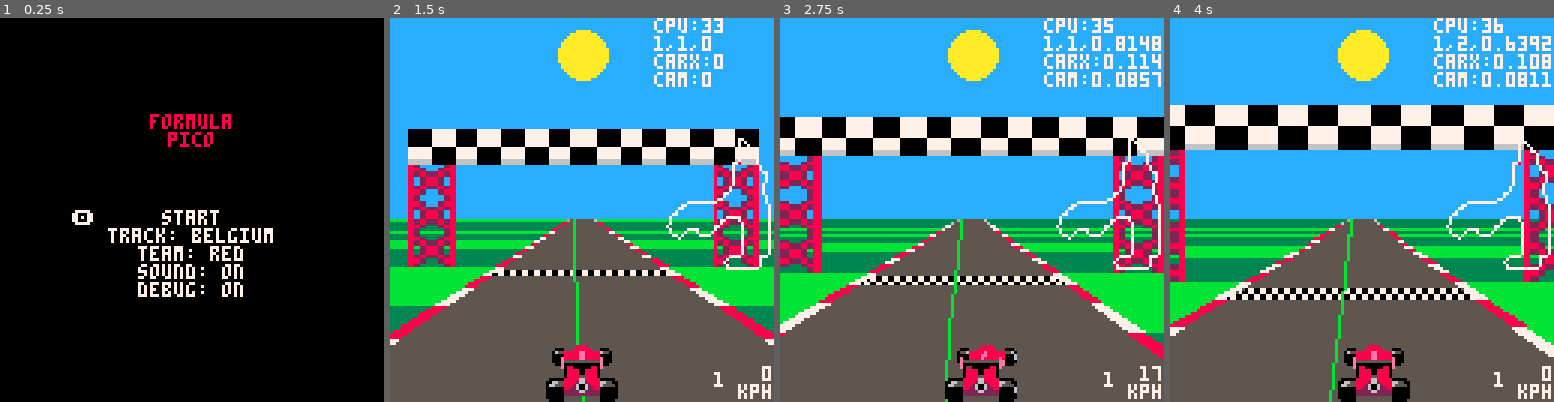
Above: before the commit, frames 1-4 (left to right).
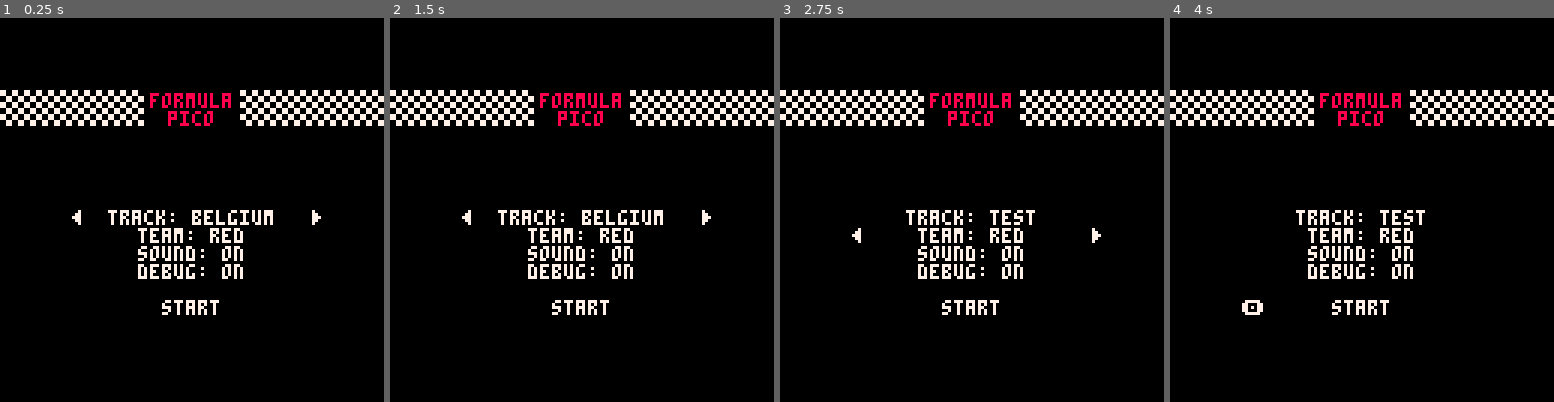
Above: after the commit, the same moments.

Repository: Joeltronics/formula_pico
Game: PICO-8 cartridge formula_pico.p8
Same seed, same stepped clock (60 frames per second), same inputs: the game is played once before the commit and once after it.
Inputs:
- Up to frame 1 (0.25 s): no input
- Up to frame 2 (1.5 s): tap X (X key) at 0.33, 1.07 s; tap O (Z key) at 0.7 s
- Up to frame 3 (2.75 s): hold Right 1.6-2.1 s; tap O (Z key) at 1.7, 2.1, 2.5 s; tap X (X key) at 1.85 s; hold Up 2.15-2.42 s; hold Right from 2.47 s (still down)
- Up to frame 4 (4 s): tap O (Z key) at 2.9, 3.3, 3.7 s; tap X (X key) at 2.97 s; release Right at 3.03 s; hold Left 3.08-3.58 s; hold Down 3.63-3.97 s

The runs differ from the first frame. In frame 1, 7.7% of the frame differs, in the area x 0-100%, y 18-78%; in frame 2, 95%, in the area x 0-100%, y 0-100%; in frame 3, 94%; in frame 4, 92%.

Commit message:
More work
* Add tunnel drawing
* Improve title screen
* Start work to add walls

Diff:
--- a/drawing.lua
+++ b/drawing.lua
@@ -45,28 +45,32 @@
 	end
 end
 
-function draw_segment(corner, seg, sumct, x1, y1, scale1, x2, y2, scale2, gndcol, distance)
-
-	detail = distance <= road_detail_draw_distance
-
-	y1, yt = ceil(y1), flr(y2)
-
-	if (y2 < y1) return
-
-	local w1 = road_width*scale1
-	local w2 = road_width*scale2
-
-	-- Ground
-
+function draw_ground(y1, y2, sumct, gndcol)
 	if not gndcol then
 		gndcol = 3
 		if ((sumct % 6) >= 3) gndcol = 11
 	end
 	rectfill(0, y1, 128, y2, gndcol)
-
-	if (distance > road_draw_distance) return
+end
+
+function draw_segment(corner, seg, sumct, x1, y1, scale1, x2, y2, scale2, gndcol, distance)
+
+	detail = (distance <= road_detail_draw_distance)
+
+	y1, yt = ceil(y1), flr(y2)
+
+	if corner.tnl then
+		draw_tunnel_walls(x1, y1, scale1, x2, y2, scale2, sumct)
+	elseif (y2 >= y1) then
+		draw_ground(y1, y2, sumct, gndcol)
+		-- TODO: draw walls
+	end
+
+	if (y2 < y1 or distance > road_draw_distance) return
 
 	-- Road
+
+	local w1, w2 = road_width*scale1, road_width*scale2
 
 	filltrapz(x1, y1, w1, x2, y2, w2, 5)
 
@@ -128,6 +132,45 @@
 	end
 end
 
+function get_tunnel_rect(x, y, scale)
+	local w, h = (2*road_width + 0.4)*scale, 4*scale
+	local x1, y1, x2, y2 = ceil(x - w/2), ceil(y - h), ceil(x + w/2), ceil(y)
+	return x1, y1, x2, y2
+end
+
+function clip_to_tunnel(px,py,scale,clp)
+	local x1, y1, x2, y2 = get_tunnel_rect(px, py, scale)
+	clp[1] = max(clp[1], x1)
+	clp[2] = max(clp[2], y1)
+	clp[3] = min(clp[3], x2)
+	clp[4] = min(clp[4], y2)
+end
+
+function draw_tunnel_face(x, y, scale)
+	local x1, y1, x2, y2 = get_tunnel_rect(x, y, scale)
+
+	-- tunnel wall top
+	local wh = 4.5*scale
+	local wy = ceil(y - wh)
+
+	-- faces
+	if(y1 > 0) rectfill(0, wy, 128, y1-1, 7)
+	if(x1 > 0) rectfill(0, y1, x1-1, y2-1, 7)
+	if(x2 < 128) rectfill(x2, y1, 127, y2-1, 7)
+end
+
+function draw_tunnel_walls(x1, y1, scale1, x2, y2, scale2, sumct)
+	local col = 0
+	if(sumct % 4 < 2) col = 1
+
+	local x11, y11, x12, y12 = get_tunnel_rect(x1, y1, scale1)
+	local x21, y21, x22, y22 = get_tunnel_rect(x2, y2, scale2)
+
+	if(y11 > y21) rectfill(x11, y11, x12-1, y21-1, col) -- top
+	if(x11 > x21) rectfill(x11, y21, x21-1, y22-1, col) -- left
+	if(x12 < x22) rectfill(x22, y21, x12-1, y22-1, col) -- right
+end
+
 function setclip(clp)
 	clip(clp[1], clp[2], clp[3]-clp[1], clp[4]-clp[2])
 end
@@ -220,13 +263,16 @@
 	local sp = {}
 
 	-- current clip region
-	-- TODO: only last value is ever used, can just store that one
-	local clp={0, 0, 128, 128}
+	local clp = {0, 0, 128, 128}
 	clip()
 
 	-- Draw road segments
 
 	local x1, y1, scale1 = project(x, y, z)
+
+	local corner = road[cnr]
+
+	local ptnl = corner.tnl
 
 	for i = 1, draw_distance do
 
@@ -236,9 +282,16 @@
 
 		local x2, y2, scale2 = project(x, y, z)
 
-		local sumct = road[cnr].sumct + seg
-
-		draw_segment(road[cnr], seg, sumct, x2, y2, scale2, x1, y1, scale1, road[cnr].gndcol, i)
+		local sumct = corner.sumct + seg
+
+		local tnl = corner.tnl
+		if tnl and not ptnl then
+			draw_tunnel_face(x1, y1, scale1)
+			clip_to_tunnel(x1, y1, scale1, clp)
+			setclip(clp)
+		end
+
+		draw_segment(corner, seg, sumct, x2, y2, scale2, x1, y1, scale1, corner.gndcol, i)
 
 		if i < sprite_draw_distance then
 
@@ -247,20 +300,26 @@
 				add_bg_sprite(sp, sumct, seg, bg_finishline,  1, x2, y2, scale2, clp)
 			end
 
-			add_bg_sprite(sp, sumct, seg, road[cnr].bgl, -1, x2, y2, scale2, clp)
-			add_bg_sprite(sp, sumct, seg, road[cnr].bgc,  0, x2, y2, scale2, clp)
-			add_bg_sprite(sp, sumct, seg, road[cnr].bgr,  1, x2, y2, scale2, clp)
+			add_bg_sprite(sp, sumct, seg, corner.bgl, -1, x2, y2, scale2, clp)
+			add_bg_sprite(sp, sumct, seg, corner.bgc,  0, x2, y2, scale2, clp)
+			add_bg_sprite(sp, sumct, seg, corner.bgr,  1, x2, y2, scale2, clp)
 		end
 
 		-- Reduce clip region
-		clp[4] = min(clp[4], ceil(y2))
+		if tnl then
+			clip_to_tunnel(x2, y2, scale2, clp)
+		else
+			clp[4] = min(clp[4], ceil(y2))
+		end
 		setclip(clp)
 
 		-- Advance
-		xd += road[cnr].tu
-		yd -= road[cnr].dpitch
+		xd += corner.tu
+		yd -= corner.dpitch
 		cnr, seg, _ = advance(cnr, seg)
+		corner = road[cnr]
 		x1, y1, scale1 = x2, y2, scale2
+		ptnl = tnl
 	end
 
 	-- Draw sprites
@@ -313,9 +372,17 @@
 
 	-- TODO: extra sprites for braking or on grass
 
-	if abs(car_x) >= 1 and curr_speed > 0 then
-		-- On grass; bumpy
-		y -= flr(rnd(2))
+	if curr_speed > 0 then
+		if abs(car_x) >= road[camcnr].wall then
+			-- Touching wall
+			-- TODO: add smoke, or other indicator of scraping
+		end
+
+		if abs(car_x) >= 1 then
+			-- On grass; bumpy
+			y -= flr(rnd(2))
+			-- TODO: add "flinging grass" sprite
+		end
 	end
 
 	-- DEBUG
--- a/game_logic.lua
+++ b/game_logic.lua
@@ -40,7 +40,12 @@
 		-- TODO: adjust max speed for pitch (also acceleration?)
 		local max_speed = min(1.25 - (corner.tu * length_scale), 1)
 		max_speed *= max_speed
+		max_speed = max(max_speed, 0.0625)
 		corner.max_speed_pre_apex = max_speed
+
+		corner.tnl = corner.tnl or false
+		corner.wall = corner.wall or 1.5
+		if (corner.tnl) corner.wall = 0.85
 	end
 
 	-- Corner apexes, entrances, exits
@@ -172,20 +177,33 @@
 
 	accelerating = false
 
-	if abs(car_x) >= 1 then
+	if abs(car_x) >= corner.wall then
+		-- Touching wall
+		-- Decrease max speed significantly
+		-- Slower acceleration
+		-- Faster braking
+		-- Increase coasting deceleration significantly
+		-- Increase tire deg
+		corner_max_speed = min(corner_max_speed, wall_max_speed)
+		-- TODO
+
+	elseif abs(car_x) >= 1 then
 		-- On grass
 		-- Decrease max speed significantly
 		-- Slower acceleration
 		-- Slower braking
-		-- Increase coasting deceleration
+		-- Increase coasting deceleration significantly
 		corner_max_speed = min(corner_max_speed, grass_max_speed)
 		-- TODO
+
 	elseif abs(car_x) >= 0.75 then
 		-- On curb
 		-- Max speed unaffected
 		-- Decrease acceleration
 		-- Decrease braking
 		-- Increase coasting deceleration
+		-- Increase tire deg slightly
+
 		-- TODO
 	end
 
@@ -222,8 +240,11 @@
 		if curr_speed > 0 then
 			car_x += steering * min(8*curr_speed, 1) / 64
 		end
-		car_x = max(-1.5, min(1.5, car_x))
-	end
+	end
+
+	-- TODO: make wall distance changes gradual
+	car_x = max(-corner.wall, min(corner.wall, car_x))
+	-- TODO: add very slight "bounce back from wall" physics
 
 	cam_x = 0.75 * car_x
 
--- a/globals.lua
+++ b/globals.lua
@@ -23,6 +23,7 @@
 brake_decel = 1/128
 
 grass_max_speed = 0.125
+wall_max_speed = 0.25
 
 speed_to_kph = 350
 
--- a/map_data.lua
+++ b/map_data.lua
@@ -152,9 +152,9 @@
 	{length=12, angle=-0.25, bgr=bg_sign},
 	{length=12, pitch=-.75, bgl=bg_tree3},
 	{length=8, angle=0.125, bgl=bg_sign},
-	{length=20, angle=0.125, pitch=.75},
-	{length=8, pitch=-.5},
-	{length=10, angle=0.25},
+	{length=20, angle=0.125, pitch=.75, tnl=true},
+	{length=8, pitch=-.5, tnl=true},
+	{length=10, angle=0.25, tnl=true},
 	{length=8},
 	{length=62, angle=0.25, bgl=bg_tree3, bgr=bg_tree5},
 
--- a/sound.lua
+++ b/sound.lua
@@ -82,7 +82,14 @@
 	sfx(2, 0)
 	fundamental_prev = fundamental
 
-	if abs(car_x) >= 1 then
+	-- TODO: add echo when in tunnel
+
+	if abs(car_x) >= road[camcnr].wall then
+		-- Touching wall
+		-- TODO: different sound effect from grass
+		if (harmonic_prev ~= -3) sfx(1, 1)
+		harmonic_prev = -3
+	elseif abs(car_x) >= 1 then
 		-- Off the track
 		if (harmonic_prev ~= -3) sfx(1, 1)
 		harmonic_prev = -3
--- a/title_screen.lua
+++ b/title_screen.lua
@@ -9,24 +9,36 @@
 
 function update_title_screen()
 
+	-- X
+	if btnp(5) then
+		if (row_zidx > 0) row_zidx -= 1
+	end
+
+	-- O
+	if btnp(4) then
+		if (row_zidx == 4) then
+			init_game(1 + track_zidx, 1 + team_zidx)
+			return
+		else
+			row_zidx += 1
+		end
+	end
+
+	-- Up/Down
 	if (btnp(2)) row_zidx = (row_zidx - 1) % 5
 	if (btnp(3)) row_zidx = (row_zidx + 1) % 5
 
-	if (row_zidx == 0 and btnp(4)) then
-		init_game(1 + track_zidx, 1 + team_zidx)
-		return
-	end
-
+	-- Left/Right
 	local incr = 0
-	if (btnp(0) or btnp(5)) incr -= 1
-	if (btnp(1) or btnp(4)) incr += 1
+	if (btnp(0)) incr -= 1
+	if (btnp(1)) incr += 1
 
 	if incr ~= 0 then
-		if (row_zidx == 1) track_zidx = (track_zidx + incr) % #tracks
-		if (row_zidx == 2) team_zidx = (team_zidx + incr) % #palettes
-		if (row_zidx == 3) enable_sound = not enable_sound
+		if (row_zidx == 0) track_zidx = (track_zidx + incr) % #tracks
+		if (row_zidx == 1) team_zidx = (team_zidx + incr) % #palettes
+		if (row_zidx == 2) enable_sound = not enable_sound
 		-- TODO: add separate debug option to print CPU or not
-		if (row_zidx == 4) debug = not debug
+		if (row_zidx == 3) debug = not debug
 	end
 end
 
@@ -34,18 +46,24 @@
 
 	cls()
 
-	print_centered('formula', 64, 32, 8)
-	print_centered('pico', 64, 32+6, 8)
+	fillp(0b0011001111001100)
+	rectfill(0, 24, 47, 35, 7)
+	rectfill(80, 24, 128, 35, 7)
+	fillp()
 
-	print_centered('start', 64, 64, 7)
-	print_centered("track: " .. tracks[track_zidx+1].name, 64, 70, 7)
+	print_centered('formula', 64, 25, 8)
+	print_centered('pico', 64, 31, 8)
+
+	print_centered("track: " .. tracks[track_zidx+1].name, 64, 64, 7)
 	-- TODO: print team in its color
-	print_centered("team: " .. palettes[team_zidx+1].name, 64, 76, 7)
-	print_centered("sound: " .. (enable_sound and "on" or "off"), 64, 82, 7)
-	print_centered("debug: " .. (debug and "on" or "off"), 64, 88, 7)
+	print_centered("team: " .. palettes[team_zidx+1].name, 64, 70, 7)
+	print_centered("sound: " .. (enable_sound and "on" or "off"), 64, 76, 7)
+	print_centered("debug: " .. (debug and "on" or "off"), 64, 82, 7)
 
-	if row_zidx == 0 then
-		print('🅾️', 32 - 8, 64 + row_zidx * 6)
+	print_centered('start', 64, 94, 7)
+
+	if row_zidx == 4 then
+		print('🅾️', 32 - 8, 64 + (1 + row_zidx) * 6)
 	else
 		print('◀', 32 - 8, 64 + row_zidx * 6)
 		print('▶', 96 + 8, 64 + row_zidx * 6)
